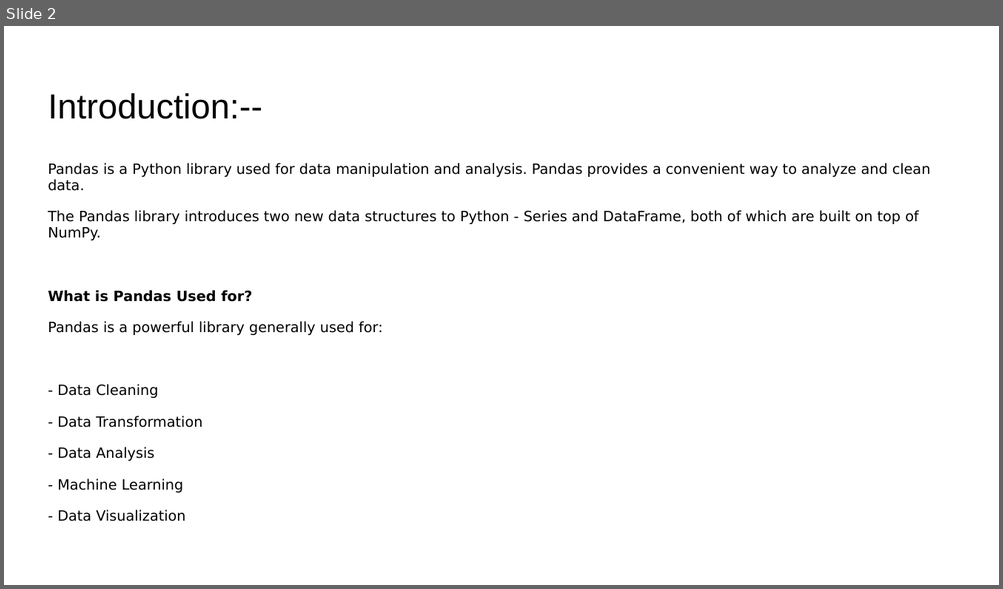
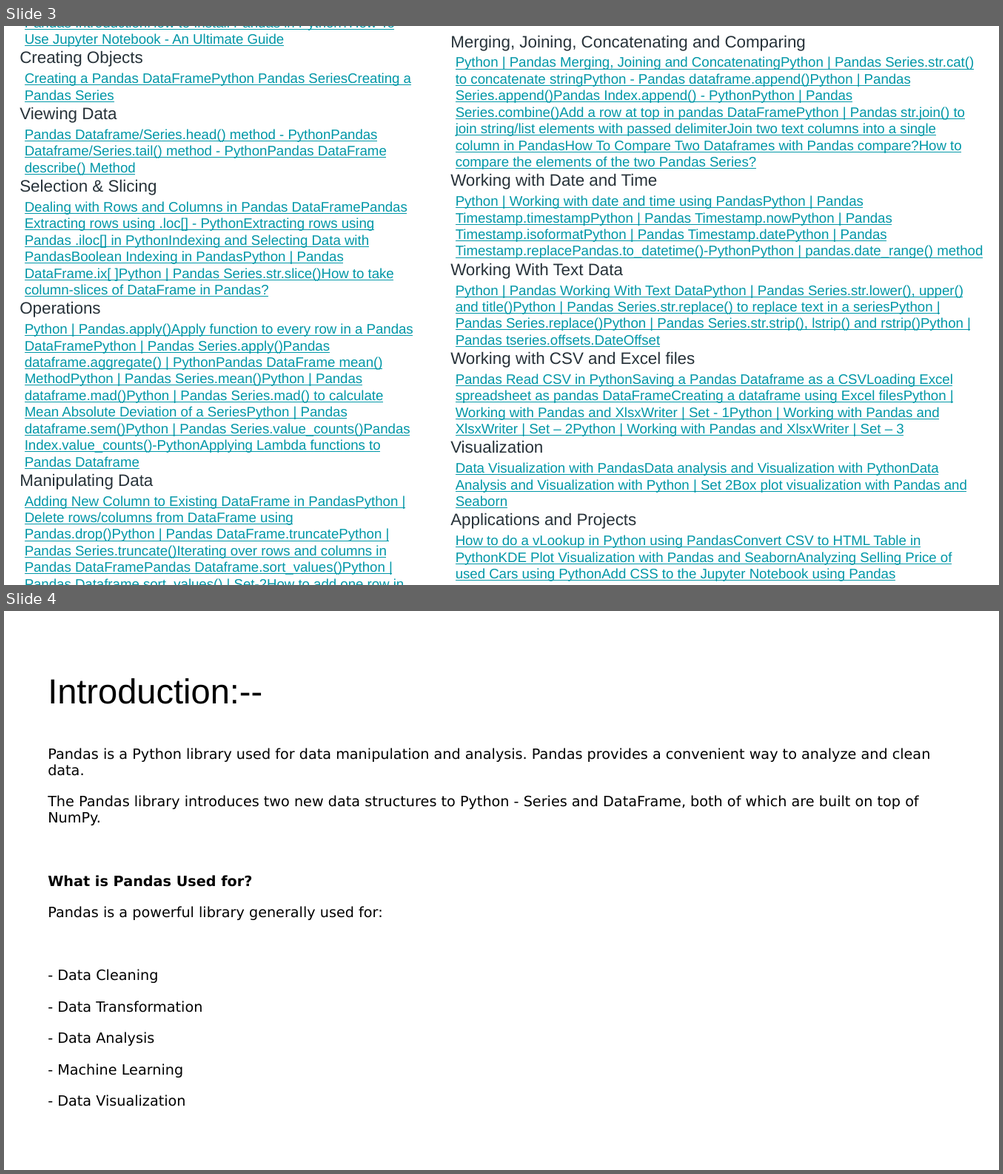
Before and after one commit to shahil04/ds_materials, a slide deck: 5.0_python_6.libraries/python_libraries/2.pandas/Pandas_class1.pptx. Shown one above the other, each under a label of ours: slide 2 before the commit, slides 3 and 4 after it. The pictures are 1003x589 and 1003x1174 pixels, drawn with LibreOffice and Linux fonts; fonts in the diff are those of the drawing. Boxes give left, top, right and bottom in pixels: in the first picture for what was removed or moved away, otherwise in the second. Text is boxed around its words. In the diff, an @@ line names an element or a change of style, - is before the commit and + after.

```diff
--- a/5.0_python_6.libraries/python_libraries/2.pandas/Pandas_class1.pptx
+++ b/5.0_python_6.libraries/python_libraries/2.pandas/Pandas_class1.pptx
@@ slide 3 added at box(4, 26, 999, 585), background #FFFFFF @@
@@ text added at box(20, 26, 413, 575), 10 pt, text #0097A7, underline @@
+Introduction
+Pandas IntroductionHow to Install Pandas in Python?How To Use Jupyter Notebook - An Ultimate Guide
+Creating Objects
+Creating a Pandas DataFramePython Pandas SeriesCreating a Pandas Series
+Viewing Data
+Pandas Dataframe/Series.head() method - PythonPandas Dataframe/Series.tail() method - PythonPandas DataFrame describe() Method
+Selection & Slicing
+Dealing with Rows and Columns in Pandas DataFramePandas Extracting rows using .loc[] - PythonExtracting rows using Pandas .iloc[] in PythonIndexing and Selecting Data with PandasBoolean Indexing in PandasPython | Pandas DataFrame.ix[ ]Python | Pandas Series.str.slice()How to take column-slices of DataFrame in Pandas?
+Operations
+Python | Pandas.apply()Apply function to every row in a Pandas DataFramePython | Pandas Series.apply()Pandas dataframe.aggregate() | PythonPandas DataFrame mean() MethodPython | Pandas Series.mean()Python | Pandas dataframe.mad()Python | Pandas Series.mad() to calculate Mean Absolute Deviation of a SeriesPython | Pandas dataframe.sem()Python | Pandas Series.value_counts()Pandas Index.value_counts()-PythonApplying Lambda functions to Pandas Dataframe
+Manipulating Data
+Adding New Column to Existing DataFrame in PandasPython | Delete rows/columns from DataFrame using Pandas.drop()Python | Pandas DataFrame.truncatePython | Pandas Series.truncate()Iterating over rows and columns in Pandas DataFramePandas Dataframe.sort_values()Python | Pandas Dataframe.sort_values() | Set-2How to add one row in existing Pandas DataFrame?
+Grouping Data
+Pandas GroupByGrouping Rows in pandasCombining Multiple Columns in Pandas groupby with Dictionary
@@ text added at box(450, 35, 982, 582), 10 pt, text #0097A7, underline @@
+Merging, Joining, Concatenating and Comparing
+Python | Pandas Merging, Joining and ConcatenatingPython | Pandas Series.str.cat() to concatenate stringPython - Pandas dataframe.append()Python | Pandas Series.append()Pandas Index.append() - PythonPython | Pandas Series.combine()Add a row at top in pandas DataFramePython | Pandas str.join() to join string/list elements with passed delimiterJoin two text columns into a single column in PandasHow To Compare Two Dataframes with Pandas compare?How to compare the elements of the two Pandas Series?
+Working with Date and Time
+Python | Working with date and time using PandasPython | Pandas Timestamp.timestampPython | Pandas Timestamp.nowPython | Pandas Timestamp.isoformatPython | Pandas Timestamp.datePython | Pandas Timestamp.replacePandas.to_datetime()-PythonPython | pandas.date_range() method
+Working With Text Data
+Python | Pandas Working With Text DataPython | Pandas Series.str.lower(), upper() and title()Python | Pandas Series.str.replace() to replace text in a seriesPython | Pandas Series.replace()Python | Pandas Series.str.strip(), lstrip() and rstrip()Python | Pandas tseries.offsets.DateOffset
+Working with CSV and Excel files
+Pandas Read CSV in PythonSaving a Pandas Dataframe as a CSVLoading Excel spreadsheet as pandas DataFrameCreating a dataframe using Excel filesPython | Working with Pandas and XlsxWriter | Set - 1Python | Working with Pandas and XlsxWriter | Set – 2Python | Working with Pandas and XlsxWriter | Set – 3
+Visualization
+Data Visualization with PandasData analysis and Visualization with PythonData Analysis and Visualization with Python | Set 2Box plot visualization with Pandas and Seaborn
+Applications and Projects
+How to do a vLookup in Python using PandasConvert CSV to HTML Table in PythonKDE Plot Visualization with Pandas and SeabornAnalyzing Selling Price of used Cars using PythonAdd CSS to the Jupyter Notebook using Pandas
@@ what was slide 2 is now slide 4 @@
```
Also in this commit, not shown: 1 slide changed, 4 other slides added, 29 other files.
